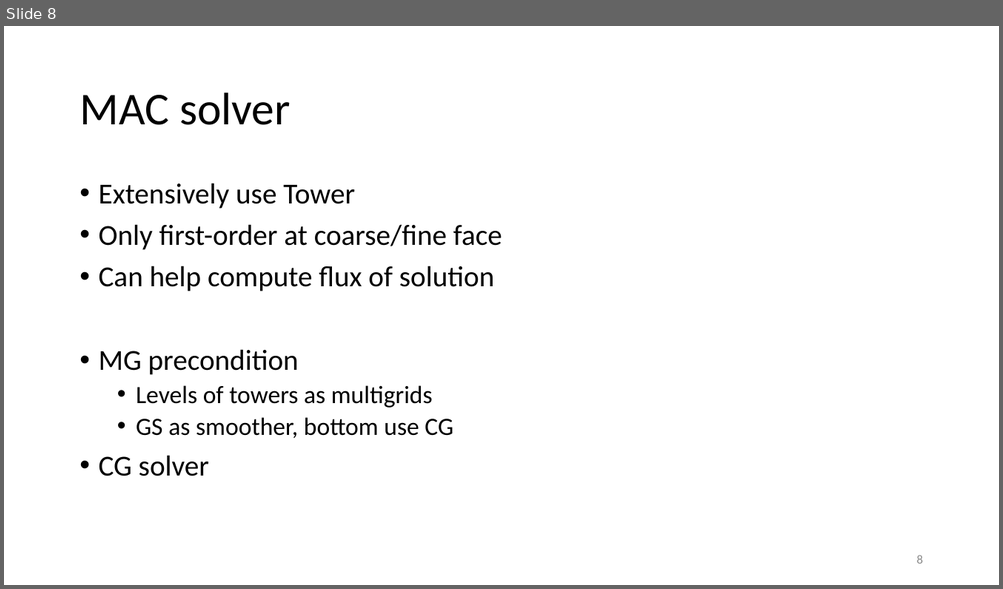
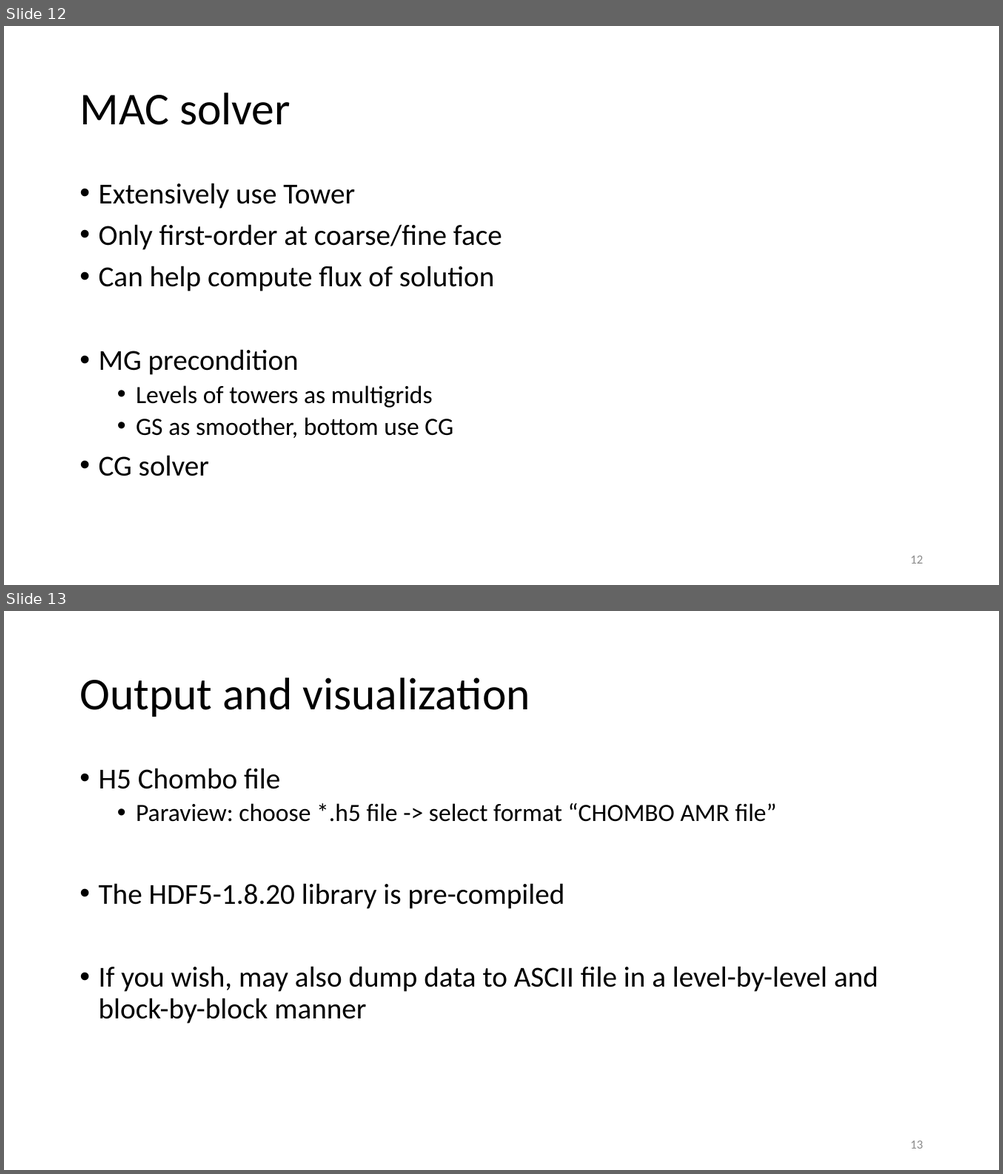
Before and after one commit to haloless/SayakaAmr, a slide deck: doc/note_sayaka.pptx. Shown one above the other, each under a label of ours: slide 8 before the commit, slides 12 and 13 after it. The pictures are 1003x589 and 1003x1174 pixels, drawn with LibreOffice and Linux fonts; fonts in the diff are those of the drawing. Boxes give left, top, right and bottom in pixels: in the first picture for what was removed or moved away, otherwise in the second. Text is boxed around its words. In the diff, an @@ line names an element or a change of style, - is before the commit and + after.

```diff
--- a/doc/note_sayaka.pptx
+++ b/doc/note_sayaka.pptx
@@ slide 13 added at [4, 611, 999, 1170], background #FFFFFF @@
@@ title added at [79, 678, 530, 717], 44 pt, text #000000 @@
+Output and visualization
@@ text added at [99, 768, 878, 1024], 28 pt, text #000000 @@
+• H5 Chombo file
+  • Paraview: choose *.h5 file -> select format “CHOMBO AMR file”
+• The HDF5-1.8.20 library is pre-compiled
+• If you wish, may also dump data to ASCII file in a level-by-level and block-by-block manner
@@ page number added at [910, 1141, 922, 1149], 12 pt, text #8C8C8C @@
+13
@@ what was slide 8 is now slide 12 @@
@@ page number at [910, 556, 922, 564]: text changed @@
-8
+12
```
Also in this commit, not shown: 3 slides changed, 6 other slides added, 1 slide removed, 22 other files.
